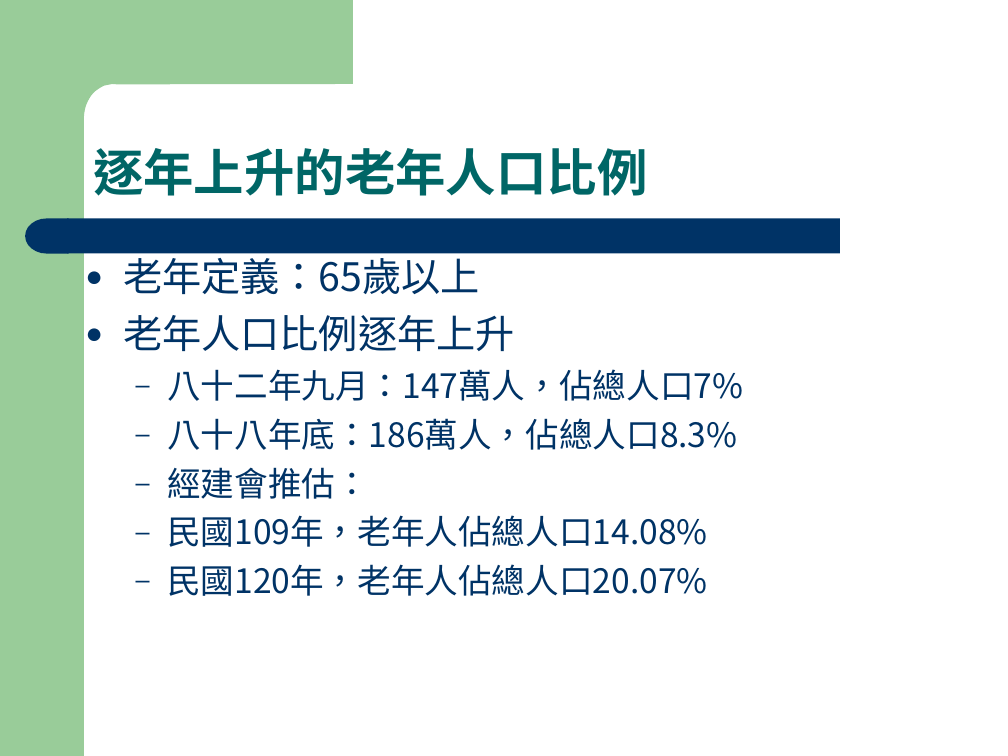
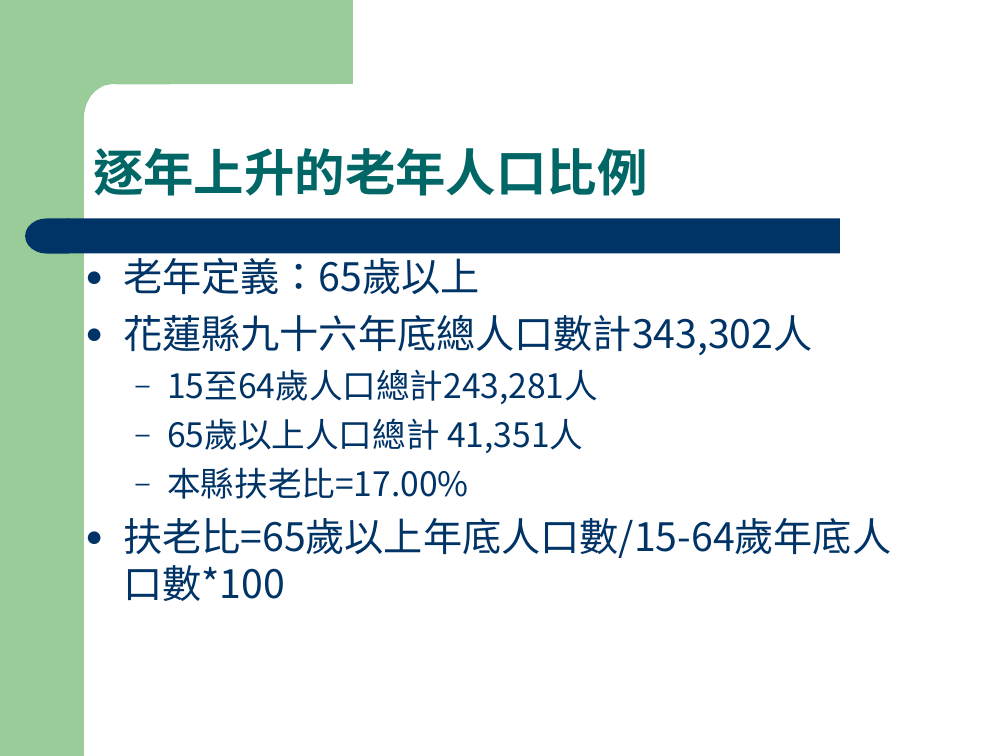
Before and after one commit to fhopecc/fhopecc, a slide deck: slide 4 of public/tutor/home_care.ppt. Drawn at 1008x756 pixels with LibreOffice and Linux fonts; fonts in the diff are those of the drawing. Boxes give left, top, right and bottom in pixels: in the first picture for what was removed or moved away, otherwise in the second. Text is boxed around its words. In the diff, an @@ line names an element or a change of style, - is before the commit and + after.

```diff
--- a/public/tutor/home_care.ppt
+++ b/public/tutor/home_care.ppt
@@ text at (x1=123, y1=315, x2=891, y2=601): text changed; size 24 to 28 pt @@
-● 老年人口比例逐年上升
-  – 八十二年九月：147萬人，佔總人口7%
-  – 八十八年底：186萬人，佔總人口8.3%
-  – 經建會推估：
-  – 民國109年，老年人佔總人口14.08%
-  – 民國120年，老年人佔總人口20.07%
+● 花蓮縣九十六年底總人口數計343,302人
+  – 15至64歲人口總計243,281人
+  – 65歲以上人口總計 41,351人
+  – 本縣扶老比=17.00%
+● 扶老比=65歲以上年底人口數/15-64歲年底人口數*100
```
Also in this commit, not shown: 3 other slides changed.
